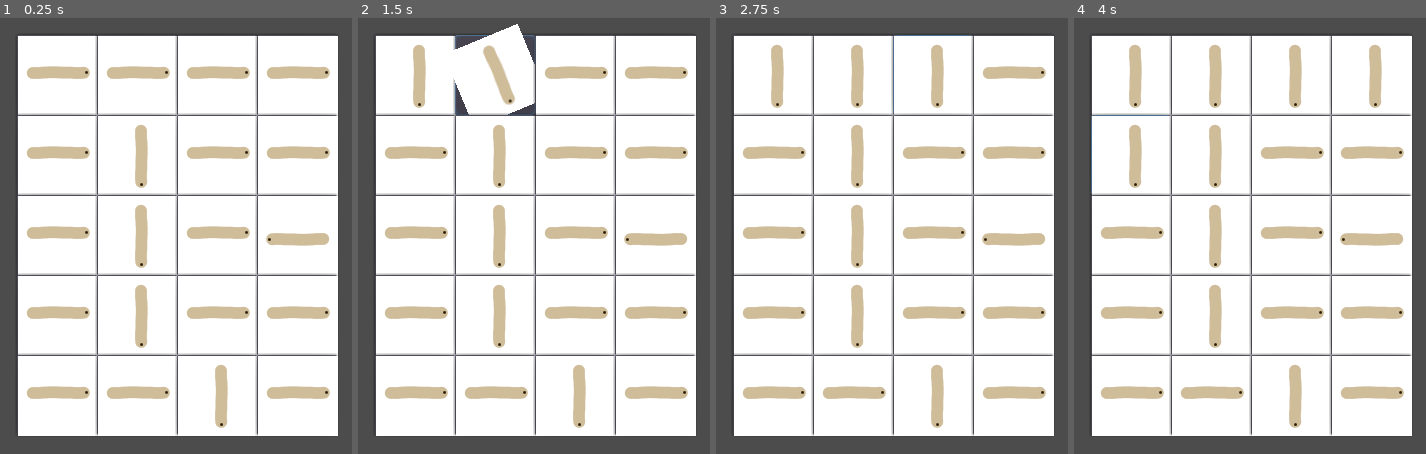
Above: before the commit, frames 1-4 (left to right).
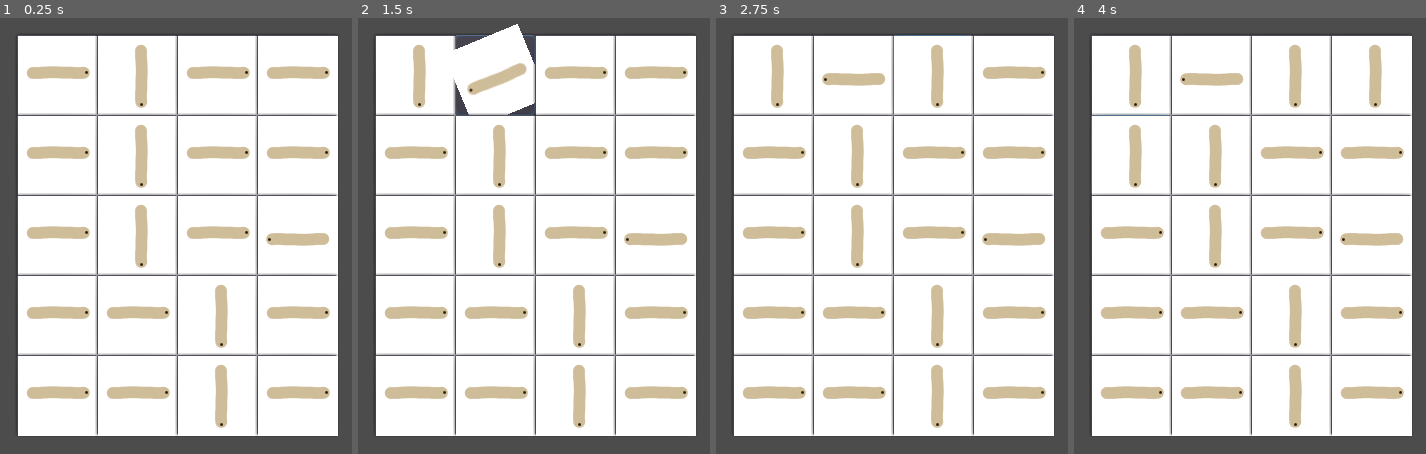
Above: after the commit, the same moments.

Repository: khajer/pipe-game
Game: Godot game, scene res://scenes/Play.tscn
Two runs of this game, one before a commit and one after it. Both use one fixed random seed, a clock stepped at 60 frames per second and the inputs below.
Inputs (mouse positions are in pixels of both pictures, inside the frame that each line leads up to):
- Up to frame 1 (0.25 s): no input
- Up to frame 2 (1.5 s): click (414, 74) at 0.5 s; click (495, 74) at 1.27 s
- Up to frame 3 (2.75 s): click (934, 74) at 2.02 s
- Up to frame 4 (4 s): click (1369, 74) at 2.77 s; click (1130, 153) at 3.52 s

The runs differ from the first frame. In frame 1, 2.4% of the frame differs, in the area x 30-72%, y 6-76%; in frame 2, 2.4%; in frame 3, 2.4%; in frame 4, 2.4%.

Commit message:
change model -> for calculate before create block

Diff:
--- a/project.godot
+++ b/project.godot
@@ -9,12 +9,18 @@
 config_version=4
 
 _global_script_classes=[ {
+"base": "Reference",
+"class": "Block",
+"language": "GDScript",
+"path": "res://scenes/Block.gd"
+}, {
 "base": "Button",
 "class": "BtnBlock",
 "language": "GDScript",
 "path": "res://scenes/BtnBlock.gd"
 } ]
 _global_script_class_icons={
+"Block": "",
 "BtnBlock": ""
 }
 
--- /dev/null
+++ b/scenes/Block.gd
@@ -0,0 +1,46 @@
+class_name Block
+
+var connect_left = false
+var connect_right = false
+var connect_top = false
+var connect_bottom = false
+var is_last_path = false
+
+var links = []
+var col = 0
+var row = 0
+var btn_animate : BtnBlock
+
+var blocktype = 0
+var rotation_degrees = 0
+
+func _init(blocktype, rotation_degrees):
+	self.blocktype = blocktype
+	self.rotation_degrees = rotation_degrees
+	_set_connect_side(int(self.rotation_degrees%360))
+
+func _set_connect_side(degrees):
+	if self.blocktype == 0:
+		match (degrees):
+			0, 180:
+				connect_left = true
+				connect_top = false
+				connect_right = true
+				connect_bottom = false
+			90, 270:
+				connect_left = false
+				connect_top = true
+				connect_right = false
+				connect_bottom = true
+			_:
+				pass
+
+func rotate_block(degree):
+	self.rotation_degrees += rotation_degrees
+	self._set_connect_side(self.rotation_degrees)
+
+func clear_link_block():
+	for link_block in links:
+		link_block.links.erase(self)
+
+	links.clear()
--- a/scenes/BtnBlock.gd
+++ b/scenes/BtnBlock.gd
@@ -5,11 +5,13 @@
 
 var blocktype = 0
 var rotation_degrees = 0
-var connect_left = false
-var connect_right = false
-var connect_top = false
-var connect_bottom = false
-var is_last_path = false
+
+#var connect_left = false
+#var connect_right = false
+#var connect_top = false
+#var connect_bottom = false
+#var is_last_path = false
+
 var links = []
 var col = 0
 var row = 0
@@ -19,7 +21,7 @@
 signal block_pressed
 
 func _ready():
-	_set_connect_side()
+#	_set_connect_side()
 	set_rotate_degrees(rotation_degrees, true)
 
 func set_rotate_degrees(degrees, animate):
@@ -27,7 +29,7 @@
 		rotate_block_tween(self.get_child(0), degrees)
 	else:
 		$AnimatedSprite.rotation_degrees = degrees
-	_set_connect_side()
+#	_set_connect_side()
 
 
 func rotate_block_tween(block, degree):
@@ -39,21 +41,21 @@
 	tween.start()
 
 
-func _set_connect_side():
-	if self.blocktype == 0:
-		match (int(self.rotation_degrees%360)):
-			0, 180:
-				connect_left = true
-				connect_top = false
-				connect_right = true
-				connect_bottom = false
-			90, 270:
-				connect_left = false
-				connect_top = true
-				connect_right = false
-				connect_bottom = true
-			_:
-				pass
+#func _set_connect_side():
+#	if self.blocktype == 0:
+#		match (int(self.rotation_degrees%360)):
+#			0, 180:
+#				connect_left = true
+#				connect_top = false
+#				connect_right = true
+#				connect_bottom = false
+#			90, 270:
+#				connect_left = false
+#				connect_top = true
+#				connect_right = false
+#				connect_bottom = true
+#			_:
+#				pass
 
 
 func clear_link_block():
@@ -62,8 +64,11 @@
 
 	links.clear()
 
+
+
+
 func _on_BtnBlock_pressed():
 	rotation_degrees += ROTATE_DEGREES
 	set_rotate_degrees(ROTATE_DEGREES, true)
 
-	emit_signal("block_pressed", self)
+	emit_signal("block_pressed", row , col, ROTATE_DEGREES)
--- a/scenes/Play.gd
+++ b/scenes/Play.gd
@@ -26,9 +26,6 @@
 		var row = []
 		for c in range(0, 4):
 			var block = gen_block( r, c)
-			block.row = r
-			block.col = c
-			self.add_child(block)
 
 			if c == 3:
 				block.is_last_path = true
@@ -83,47 +80,64 @@
 
 func gen_value_block():
 	return [
-		[0, 0, 0, 0],
-		[0, 90, 0, 0],
-		[0, 90, 0, 180],
-		[0, 90, 0, 0],
-		[0, 0, 90, 0],
+		[{degrees=0}, {degrees=90}, {degrees=0}, {degrees=0}],
+		[{degrees=0}, {degrees=90}, {degrees=0}, {degrees=0}],
+		[{degrees=0}, {degrees=90}, {degrees=0}, {degrees=180}],
+		[{degrees=0}, {degrees=0}, {degrees=90}, {degrees=0}],
+		[{degrees=0}, {degrees=0}, {degrees=90}, {degrees=0}],
 	]
 
+#	return [
+#		[0, 0, 0, 0],
+#		[0, 90, 0, 0],
+#		[0, 90, 0, 180],
+#		[0, 90, 0, 0],
+#		[0, 0, 90, 0],
+#	]
+
 func gen_block(r, c):
-	var block = preload("res://scenes/BtnBlock.tscn").instance()
 
-	block.rect_position.x = c * BLOCK_W + (BLOCK_W/2)
-	block.rect_position.y = r * BLOCK_W + (BLOCK_W/2)
-	block.blocktype = 0
+	var btn_animate = preload("res://scenes/BtnBlock.tscn").instance()
+	btn_animate.rect_position.x = c * BLOCK_W + (BLOCK_W/2)
+	btn_animate.rect_position.y = r * BLOCK_W + (BLOCK_W/2)
+	btn_animate.blocktype = 0
+	btn_animate.rotation_degrees  = value_block[r][c].degrees
+	btn_animate.connect("block_pressed", self, "on_block_pressed")
 
-	#	var rng = RandomNumberGenerator.new()
+	var block = Block.new(0, value_block[r][c].degrees)
+	block.btn_animate = btn_animate
+	block.row = r
+	block.col = c
+	self.add_child(btn_animate)
+#	var rng = RandomNumberGenerator.new()
 #	rng.randomize()
 #	var random = rng.randi_range(0, 3)
 #	var degree = 90 * random
-	block.rotation_degrees  = value_block[r][c]
 
-	block.connect("block_pressed", self, "on_block_pressed")
+
 
 	return block
 
-func on_block_pressed(block: BtnBlock):
+func on_block_pressed(r, c, rotation_degrees):
+	var block = block_data[r][c]
 	print("receive signal block_pressed", block)
 	print("> ",block.rotation_degrees, " ", block.connect_left, block.connect_top, block.connect_right, block.connect_bottom)
+
+	block.rotate_block(rotation_degrees)
+
 	clear_link_block(block)
+
 	set_link_block(block)
 
 #	show_data(block_data)
 	show_connect(block_data)
 #	show_block_detail(block_data)
 
-func clear_link_block(block: BtnBlock):
+func clear_link_block(block: Block):
 	block.clear_link_block()
 
 
-
-
-func set_link_block(block: BtnBlock):
+func set_link_block(block: Block):
 	if block.connect_left == true and block.col-1 >= 0 and block_data[block.row][block.col-1].connect_right == true :
 		block_data[block.row][block.col-1].links.append(block)
 		block.links.append(block_data[block.row][block.col-1])
@@ -141,27 +155,20 @@
 		block_data[block.row+1][block.col].links.append(block)
 
 
-func check_block(block: BtnBlock, blockpath):
-	print(" >> block check: ", block, ", ", blockpath)
-
+func check_block(block: Block, blockpath):
 	if block.is_last_path == true and block.connect_right == true:
-		print("final : ", blockpath)
 		return blockpath
 	else:
-
 		var block_next = block.links
-		print("next : ", block_next)
-#
 		if len(blockpath) > 0 :
 			for b_chk in blockpath:
 				for b in block_next:
-					if b_chk != b:
+					if b_chk == b:
 						block_next.erase(b_chk)
+
 		for b in block_next:
-			print("next : ", b)
 			blockpath.append(block)
 			return check_block(b, blockpath)
-
 		return []
 
 func find_block_pass_path():
@@ -170,14 +177,11 @@
 		block_data[1][0],
 		block_data[2][0],
 		block_data[3][0],
-		block_data[4][0],
+		block_data[4][0]
 	]
 
-	print(block_data[0][0], " ", block_data[0][1], " ", block_data[0][2], " ", block_data[0][3])
-	print(block_data[0][0].links)
-	print(block_data[0][1].links)
-	print(block_data[0][2].links)
-	print(block_data[0][3].links)
+	print(block_data[3][0], " ", block_data[3][1], " ", block_data[3][2], " ", block_data[3][3])
+
 	for block_start in head_blocks:
 		var paths = check_block(block_start, [])
 		print(paths)
